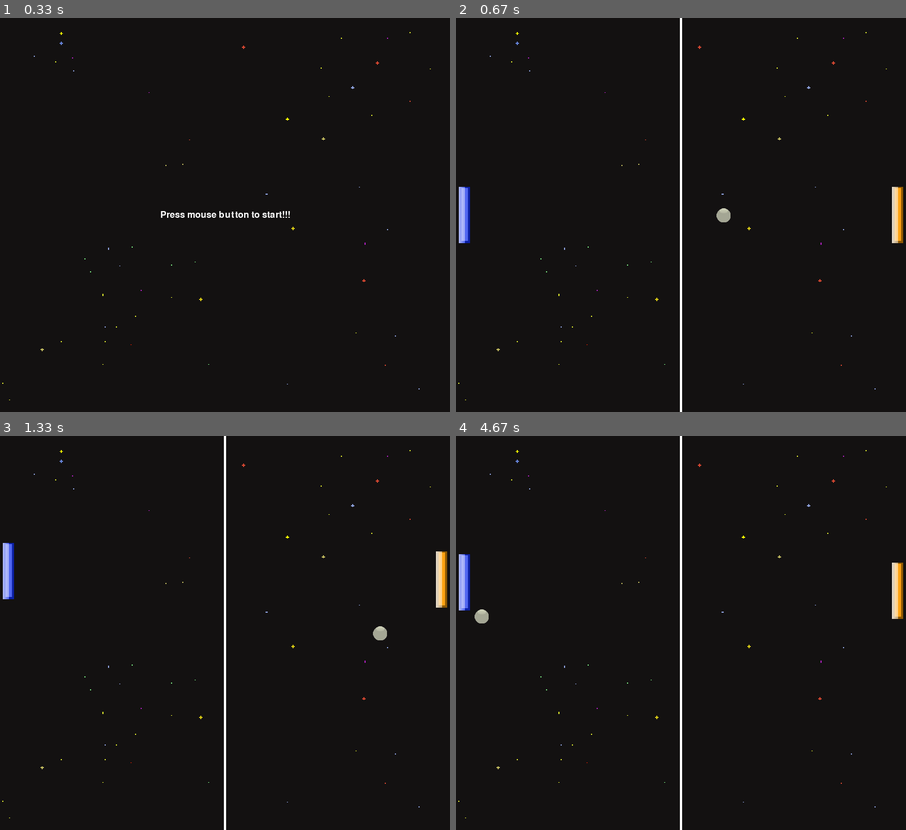
Above: before the commit, frames 1-4 (two rows, left to right).
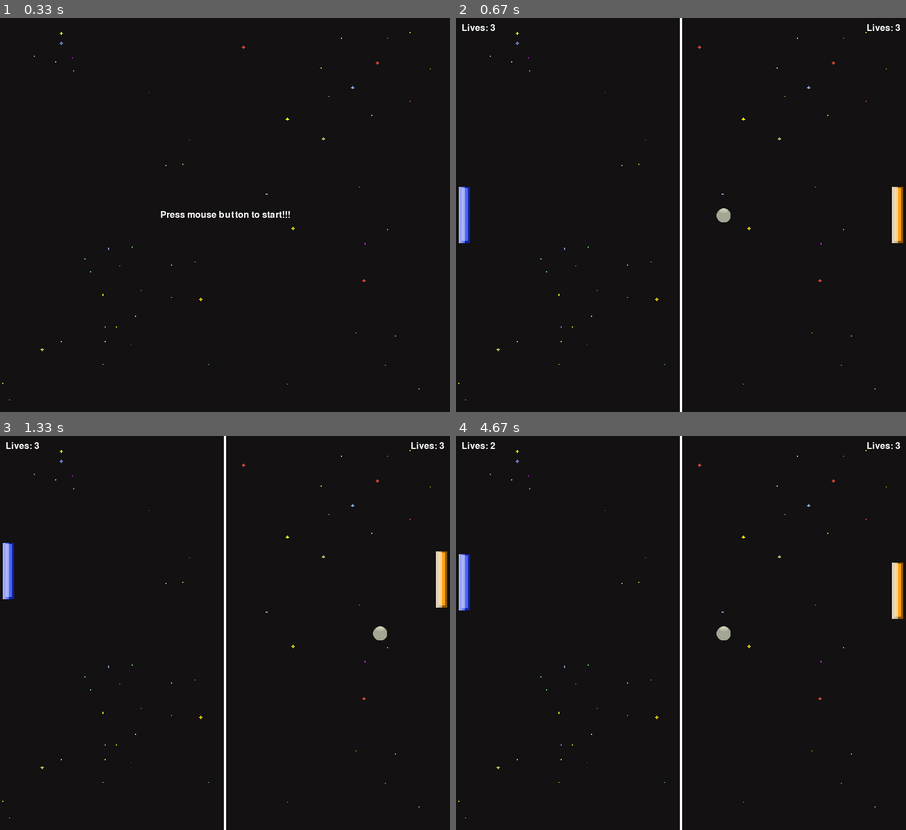
Above: after the commit, the same moments.

Repository: WiktorB2004/Pong-Python_pygame
Game: pygame game, started from main.py
Same seed, same stepped clock (60 frames per second), same inputs: the game is played once before the commit and once after it.
Inputs (mouse positions are in pixels of both pictures, inside the frame that each line leads up to):
- Up to frame 1 (0.33 s): no input
- Up to frame 2 (0.67 s): click (681, 215) at 0.38 s
- Up to frame 3 (1.33 s): tap W at 0.67 s; hold Up from 1 s (still down); hold W from 1 s (still down)
- Up to frame 4 (4.67 s): release Up at 1.47 s; release W at 1.47 s; hold Down 1.5-1.8 s; hold S 1.5-1.8 s; hold Up 1.83-2.2 s; hold W 1.83-2.2 s; hold Down 2.23-2.6 s; hold S 2.23-2.6 s; hold Up 2.63-2.93 s; hold W 2.63-2.93 s; hold Down 2.97-3.27 s; hold S 2.97-3.27 s; hold Up 3.3-3.67 s; hold W 3.3-3.67 s; hold Down 3.7-4.07 s; hold S 3.7-4.07 s; hold Up 4.1-4.4 s; hold W 4.1-4.4 s; hold Down from 4.43 s (still down); hold S from 4.43 s (still down)

Frame 1 is identical in both runs. In frame 2, 0.1% of the frame differs, in the area x 1-99%, y 1-4%; in frame 3, 0.1%; in frame 4, 0.3%, in the area x 1-99%, y 1-52%.

Commit message:
implemented game over logic and paddle lives

Diff:
--- a/main.py
+++ b/main.py
@@ -43,7 +43,6 @@
     def __init__(self, x, y):
         self.x = x
         self.y = y
-        self.mask = pygame.mask.from_surface(BALL)
         self.x_vel = self.MAX_VEL
         self.y_vel = 0
 
@@ -55,7 +54,6 @@
         self.y += self.y_vel
 
 # Functions
-
 def handle_paddle_movement(pressed_keys, yellow_paddle, blue_paddle):
     # BLUE PADDLE MOVEMENT - LEFT
     if pressed_keys[pygame.K_w] and blue_paddle.y + paddle_vel > 0: # UP
@@ -95,6 +93,13 @@
                 y_vel = difference_in_y // reduction_factor
                 ball.y_vel = -y_vel
 
+def game_over(win):
+        font = pygame.font.SysFont('comicsans', 32)
+        game_over_label = font.render('Game over...', 1, WHITE)
+        win.blit(game_over_label, (WIDTH//2 - game_over_label.get_width()//2, HEIGHT//2 - game_over_label.get_height()//2))
+        pygame.display.update()
+        pygame.time.delay(3000)
+
 # Main game loop
 def main():
     run = True
@@ -104,7 +109,12 @@
     yellow_paddle = Paddle(WIDTH - YELLOW_PADDLE.get_width() - 5, HEIGHT//2 - YELLOW_PADDLE.get_height()//2, YELLOW_PADDLE)
     ball = Ball(WIDTH//2 - BALL.get_width()//2, HEIGHT//2 - BALL.get_height()//2)
     def redraw_window(window):
+        lives_font = pygame.font.SysFont('comicsans', 24)
+        left_lives_label = lives_font.render(f'Lives: {blue_paddle.lives}', 1, WHITE)
+        right_lives_label = lives_font.render(f'Lives: {yellow_paddle.lives}', 1, WHITE)
         window.blit(BG, (0, 0))
+        window.blit(left_lives_label, (10, 10))
+        window.blit(right_lives_label, (WIDTH - right_lives_label.get_width() - 10, 10))
         blue_paddle.draw(window, BLUE_PADDLE)
         yellow_paddle.draw(window, YELLOW_PADDLE)
         ball.draw(window)
@@ -122,6 +132,15 @@
         handle_paddle_movement(pressed_keys, yellow_paddle, blue_paddle)
         handle_collision(ball, blue_paddle, yellow_paddle)
         ball.move()
+        if ball.x < 0:
+            blue_paddle.lives -= 1
+            ball = Ball(WIDTH//2 - BALL.get_width()//2, HEIGHT//2 - BALL.get_height()//2)
+        if ball.x > WIDTH:
+            yellow_paddle.lives -= 1
+            ball = Ball(WIDTH//2 - BALL.get_width()//2, HEIGHT//2 - BALL.get_height()//2)
+        if blue_paddle.lives == 0 or yellow_paddle.lives == 0:
+            game_over(WIN)
+            break
 
 # Main menu
 def main_menu():
